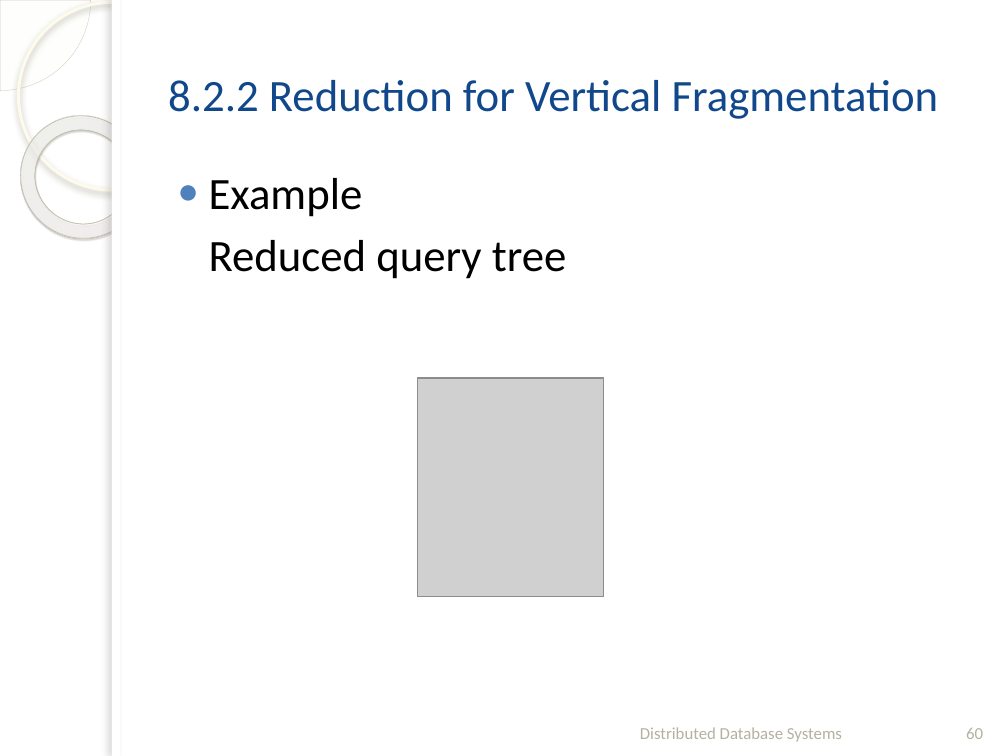
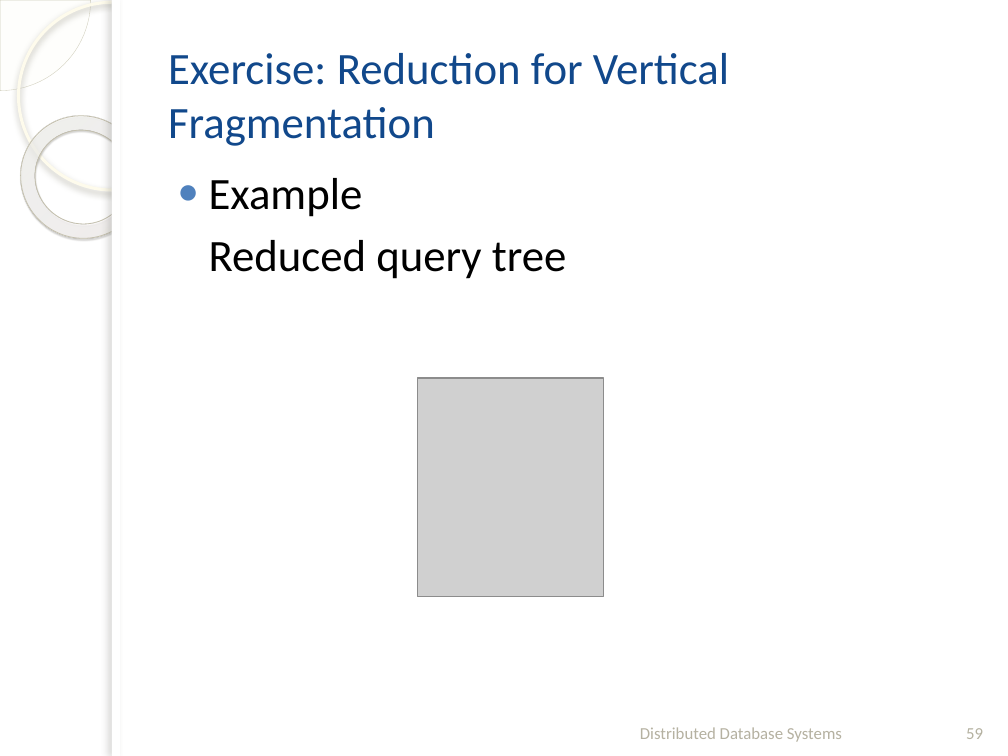
Before and after one commit to fanju1984/ddb, a slide deck: slide 59 of Fall 2017/Slides/03. Query Processing-2.pptx (slide 60 before the commit). Drawn at 1008x756 pixels with LibreOffice and Linux fonts; fonts in the diff are those of the drawing; grey boxes stand for pictures; background and template pictures are left out. Boxes give left, top, right and bottom in pixels: in the first picture for what was removed or moved away, otherwise in the second. Text is boxed around its words. In the diff, an @@ line names an element or a change of style, - is before the commit and + after.

```diff
--- a/Fall 2017/Slides/03. Query Processing-2.pptx
+++ b/Fall 2017/Slides/03. Query Processing-2.pptx
@@ title at [168,53,729,146]: text changed @@
-8.2.2 Reduction for Vertical Fragmentation
+Exercise: Reduction for Vertical Fragmentation
@@ page number at [966,728,983,739]: text changed @@
-60
+59
```
Also in this commit, not shown: 19 other slides changed, 1 slide removed, 1 other file.
